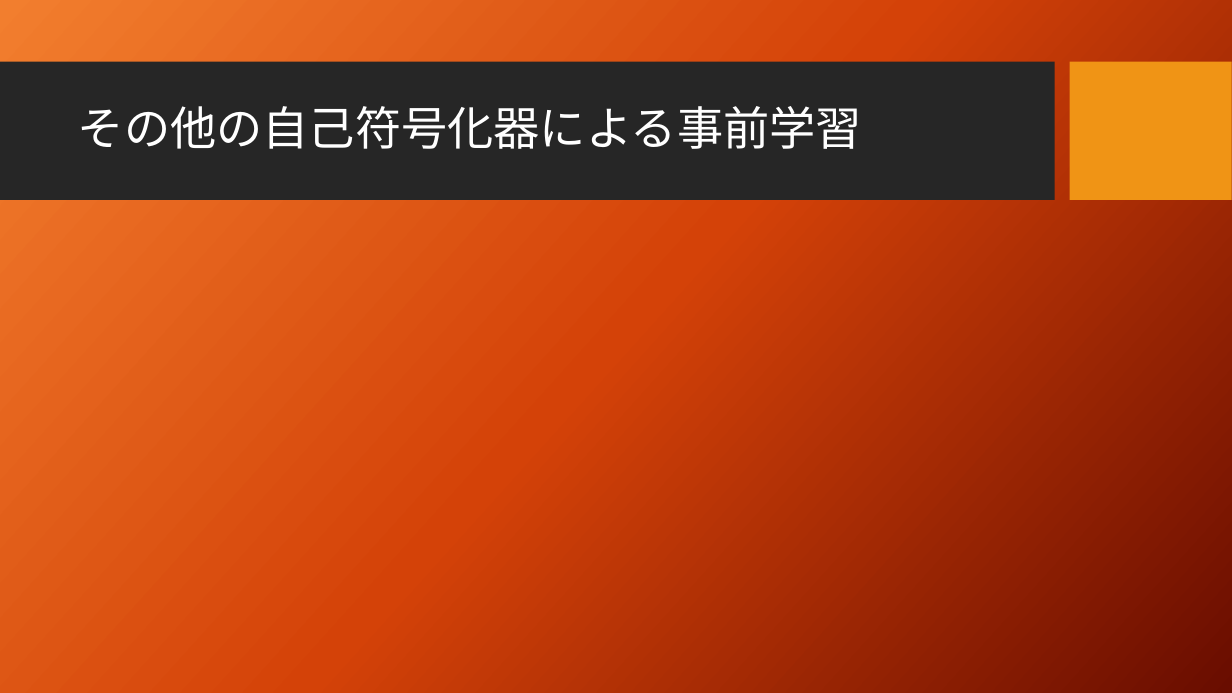
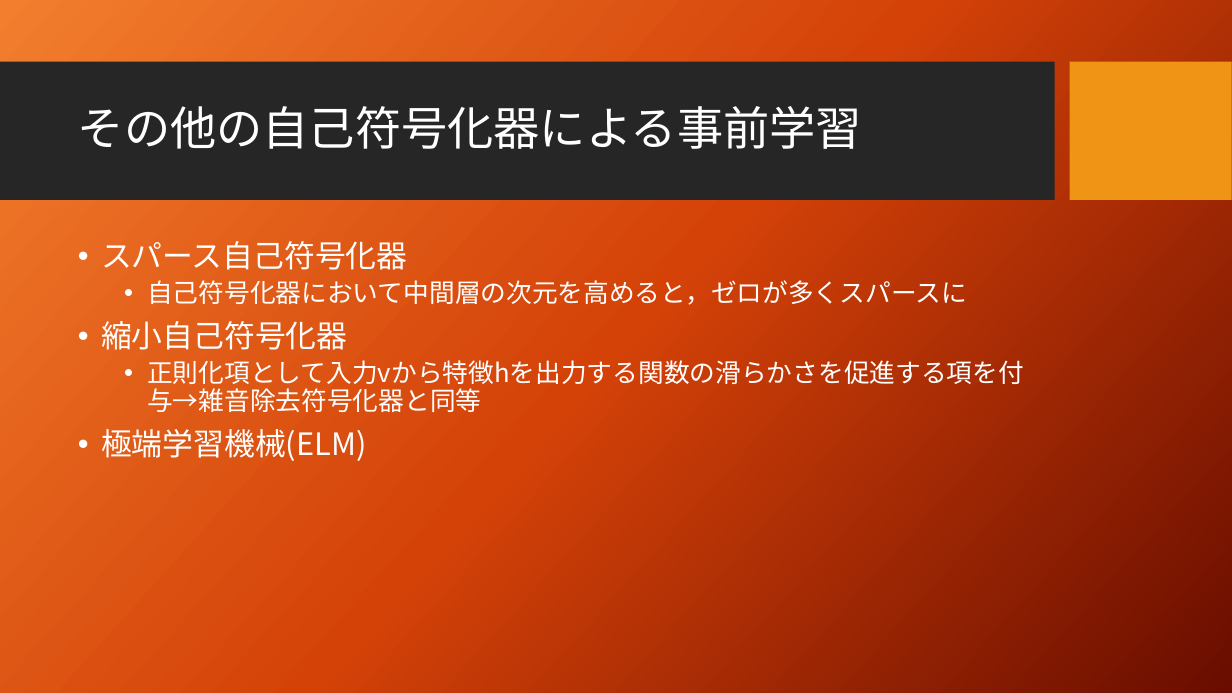
Before and after one commit to seigenji/deep_learning, a slide deck: slide 20 of deep_learning3.4.pptx. Drawn at 1232x693 pixels with LibreOffice and Linux fonts; fonts in the diff are those of the drawing; background and template pictures are left out. Boxes give left, top, right and bottom in pixels: in the first picture for what was removed or moved away, otherwise in the second. Text is boxed around its words. In the diff, an @@ line names an element or a change of style, - is before the commit and + after.

```diff
--- a/deep_learning3.4.pptx
+++ b/deep_learning3.4.pptx
@@ text added at bbox=[101, 241, 1024, 461], 20 pt, text #FFFFFF @@
+• スパース自己符号化器
+  • 自己符号化器において中間層の次元を高めると，ゼロが多くスパースに
+• 縮小自己符号化器
+  • 正則化項として入力vから特徴hを出力する関数の滑らかさを促進する項を付与→雑音除去符号化器と同等
+• 極端学習機械(ELM)
```
Also in this commit, not shown: 1 slide added.
